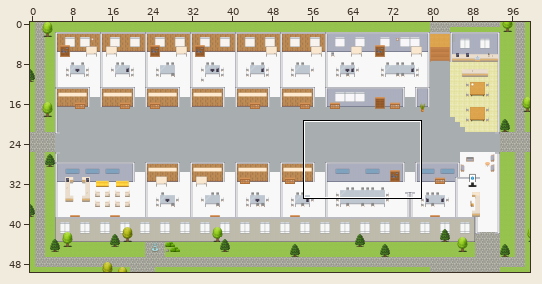
Two versions of a level (Tiled map (JSON), maps/Finance-Platform.tmj). The first picture is a wide view before the edit; the outline marks the close-up.
Close-up. As it was:
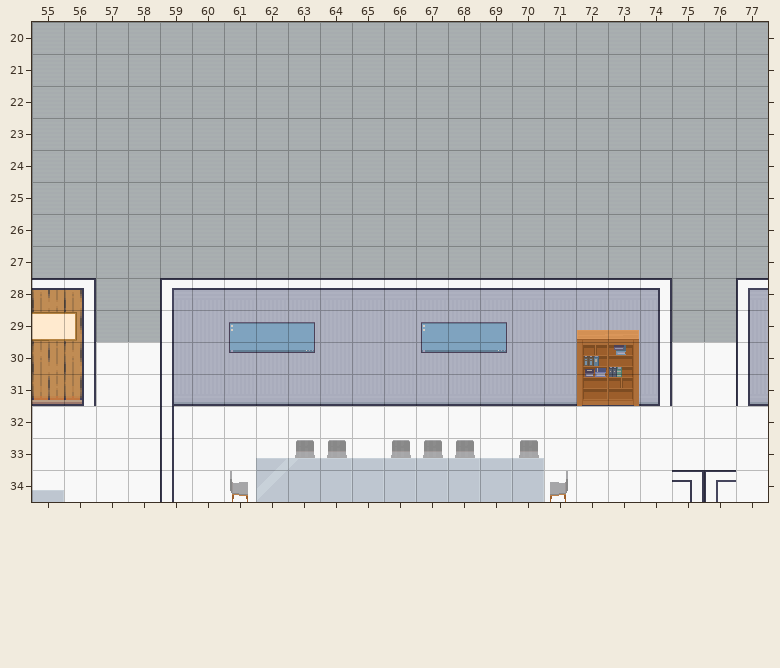
Cells are 32x32 px. Shown: x 55..77, y 20..34. The commit also changed other parts of the map, which this record leaves out.
The same view after the edit:
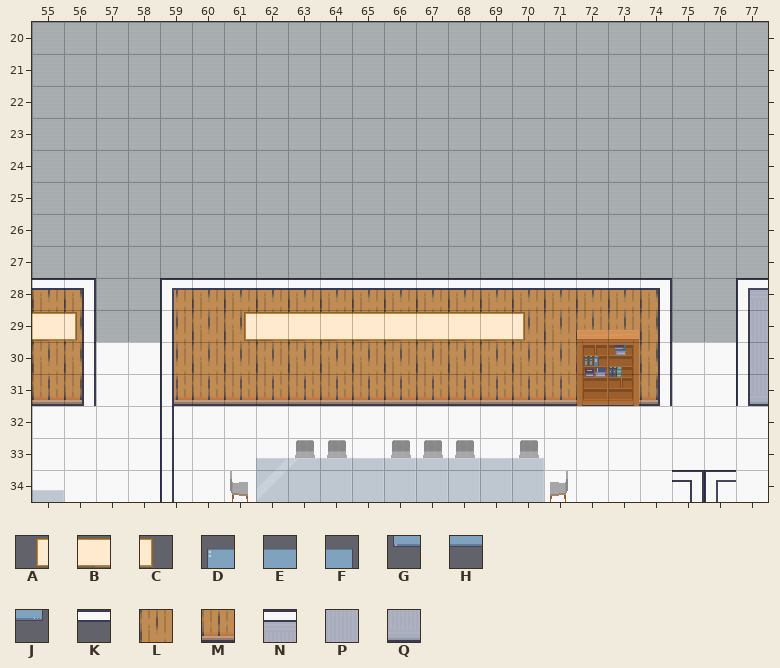
Key: from "Decoration": A 49, B 50, C 51; from "Misc": D 40, E 41, F 42, G 50, H 51, J 52; from "room2": K 63, L 192, M 205, N 290, P 294, Q 307.
_ is an empty cell, . an unchanged one.
Diff:
--- layer "back wall"
@@ x 59..74 @@
-28 NNNNNNNNNNNNNNNN
-29 PPPPPPPPPPPPPPPP
-30 PPPPPPPPPPPPPPPP
-31 QQQQQQQQQQQQQQQQ
+28 LLLLLLLLLLLLLLLL
+29 LLLLLLLLLLLLLLLL
+30 LLLLLLLLLLLLLLLL
+31 MMMMMMMMMMMMMMMM
--- layer "walls"
@@ x 65..68 @@
-28 ____
+28 KKKK
--- layer "decor"
@@ x 61..70 @@
-29 __________
+29 ABBBBBBBBC
--- layer "tech"
@@ x 61..69 @@
-29 DEF...DEF
-30 GHJ...GHJ
+29 ___...___
+30 ___...___
